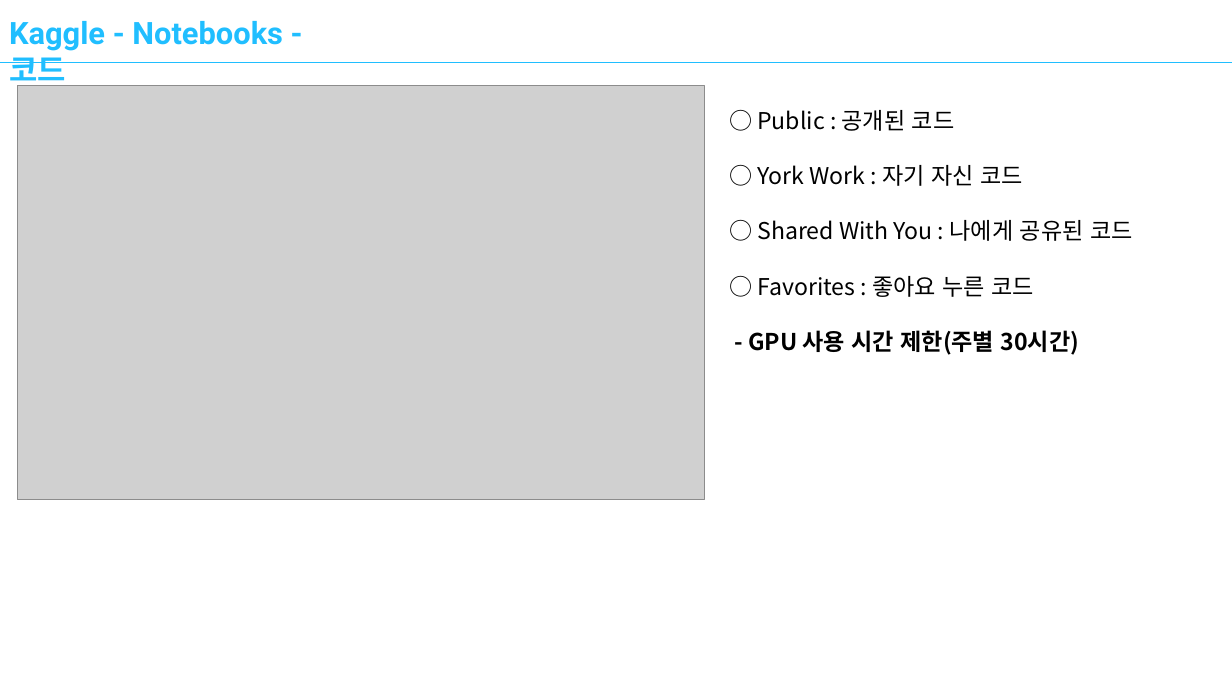
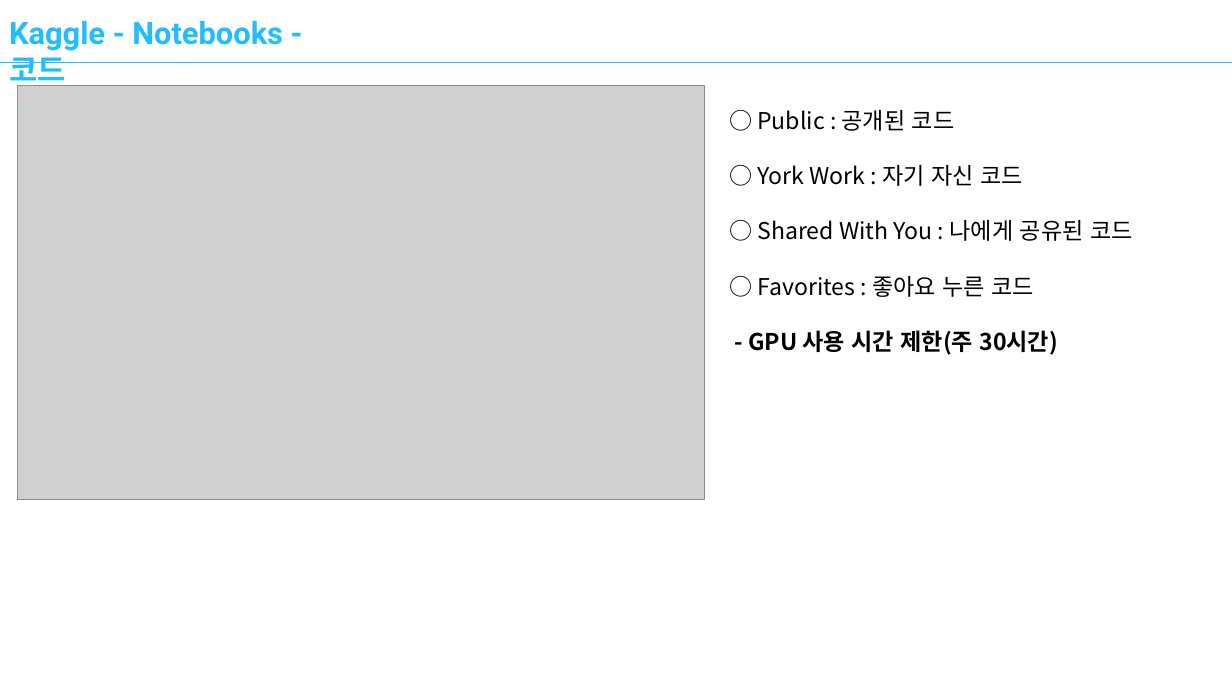
Before and after one commit to kyh5270/GwangyangDevelopersMeeting, a slide deck: slide 5 of Kaggle 소개.pptx. Drawn at 1232x693 pixels with LibreOffice and Linux fonts; fonts in the diff are those of the drawing; grey boxes stand for pictures. Boxes give left, top, right and bottom in pixels: in the first picture for what was removed or moved away, otherwise in the second. Text is boxed around its words. In the diff, an @@ line names an element or a change of style, - is before the commit and + after.

```diff
--- a/Kaggle 소개.pptx
+++ b/Kaggle 소개.pptx
@@ text at (748, 330, 1057, 355): text changed @@
-- GPU 사용 시간 제한(주별 30시간)
+- GPU 사용 시간 제한(주 30시간)
```
Also in this commit, not shown: 4 other slides changed.
